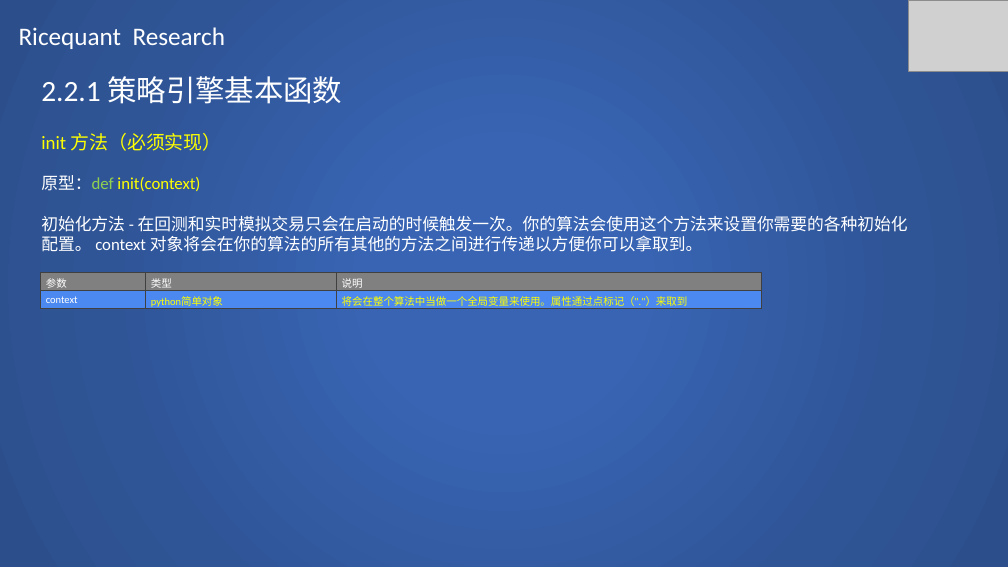
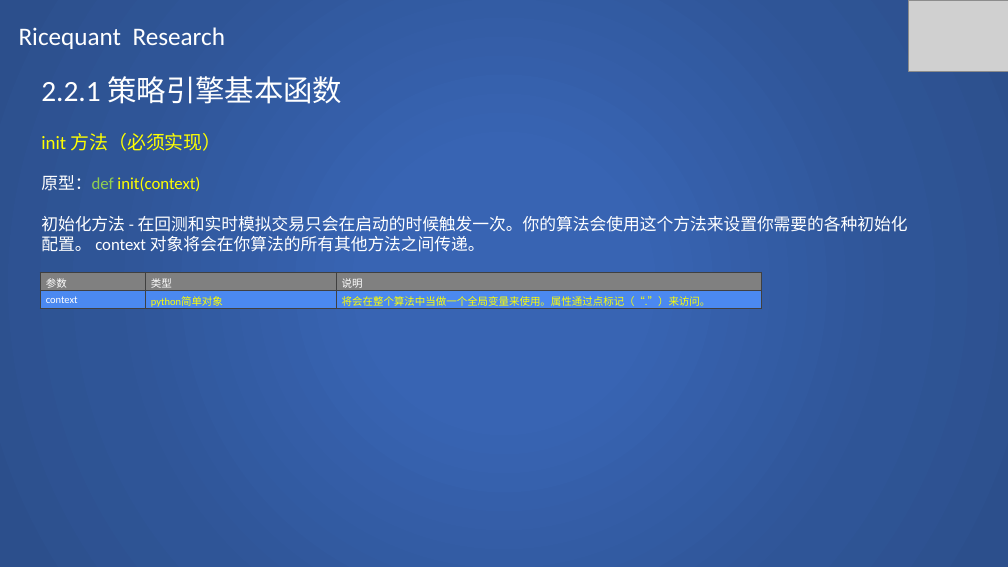
Before and after one commit to SCITLAS/Stellar, a slide deck: slide 15 of Stellar_0.1/documents/rice_quant_research.pptx. Drawn at 1008x567 pixels with LibreOffice and Linux fonts; fonts in the diff are those of the drawing; grey boxes stand for pictures. Boxes give left, top, right and bottom in pixels: in the first picture for what was removed or moved away, otherwise in the second. Text is boxed around its words. In the diff, an @@ line names an element or a change of style, - is before the commit and + after.

```diff
--- a/Stellar_0.1/documents/rice_quant_research.pptx
+++ b/Stellar_0.1/documents/rice_quant_research.pptx
@@ text at box(41, 216, 908, 252): text changed @@
-初始化方法 - 在回测和实时模拟交易只会在启动的时候触发一次。你的算法会使用这个方法来设置你需要的各种初始化配置。 context 对象将会在你的算法的所有其他的方法之间进行传递以方便你可以拿取到。
+初始化方法 - 在回测和实时模拟交易只会在启动的时候触发一次。你的算法会使用这个方法来设置你需要的各种初始化配置。 context 对象将会在你算法的所有其他方法之间传递。
@@ table at box(40, 272, 761, 311) @@
@@ row 2, column 3: "将会在整个算法中当做一个全局变量来使用。属性通过点标记（"."）来取到" to "将会在整个算法中当做一个全局变量来使用。属性通过点标记（“.”）来访问。" @@
```
Also in this commit, not shown: 19 other slides changed, 22 slides added, 1 other file.
